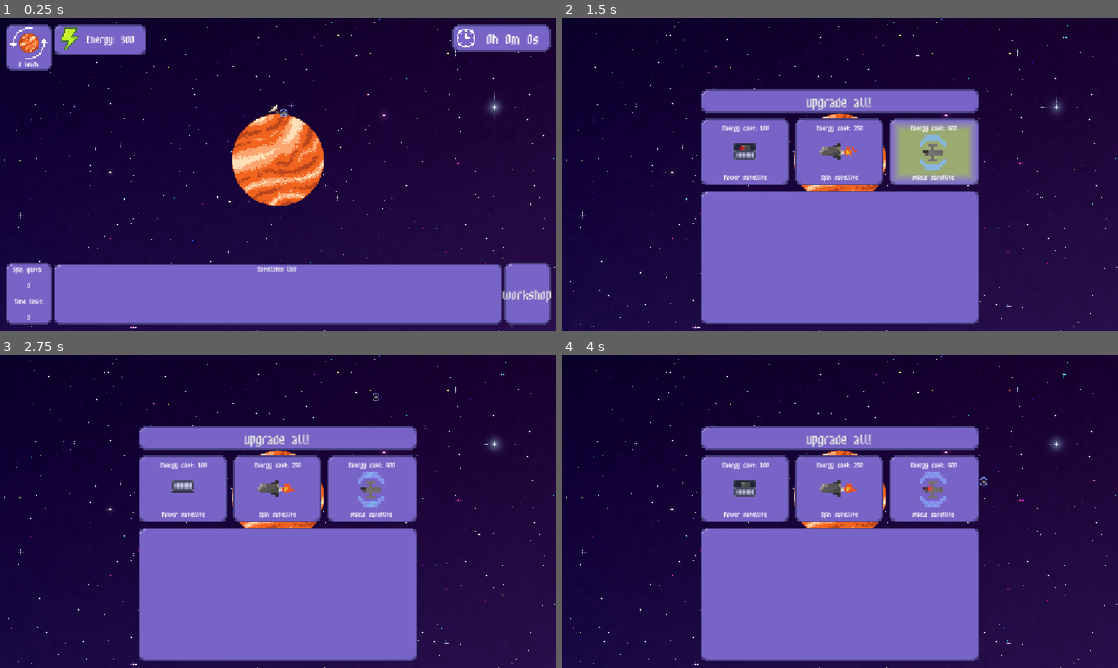
Above: before the commit, frames 1-4 (two rows, left to right).
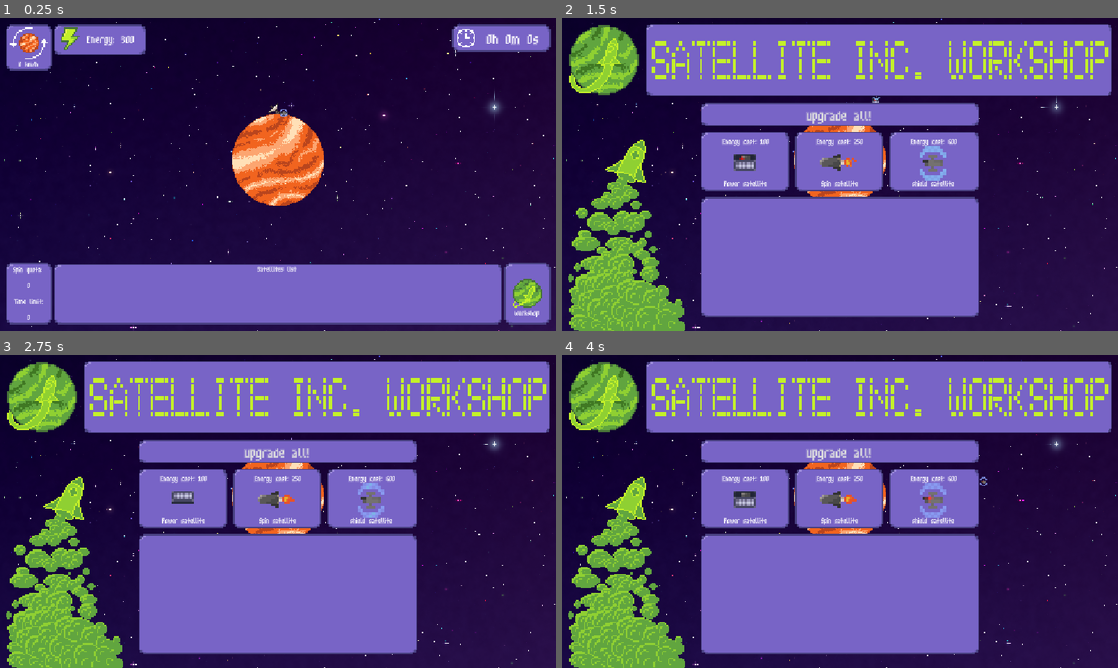
Above: after the commit, the same moments.

Repository: SpookyPlagueDoc777/Orbit-game
Game: Godot game, scene res://Scenes/Game/main_node.tscn
The game is run twice, just before and just after one commit, with the same random seed, the same clock (stepped at 60 frames per second) and the same inputs.
Inputs (mouse positions are in pixels of both pictures, inside the frame that each line leads up to):
- Up to frame 1 (0.25 s): no input
- Up to frame 2 (1.5 s): click (1090, 293) at 0.5 s; tap Enter at 1.25 s; move the mouse to (962, 158) at 1.27 s; click (962, 158) at 1.42 s
- Up to frame 3 (2.75 s): move the mouse to (166, 527) at 2.02 s; click (166, 527) at 2.17 s
- Up to frame 4 (4 s): move the mouse to (895, 442) at 2.77 s; click (895, 442) at 2.92 s; move the mouse to (812, 574) at 3.52 s; click (812, 574) at 3.67 s

The runs differ from the first frame. In frame 1, 0.5% of the frame differs, in the area x 90-100%, y 83-96%; in frame 2, 38%, in the area x 1-99%, y 2-100%; in frame 3, 37%; in frame 4, 37%.

Commit message:
More uiii

Diff:
--- a/Scenes/UI/game_ui.tscn
+++ b/Scenes/UI/game_ui.tscn
@@ -6,6 +6,7 @@
 [ext_resource type="Texture2D" uid="uid://di5urho8tiwu1" path="res://Textures/UI/Energy icon.png" id="3_5b8pf"]
 [ext_resource type="FontFile" uid="uid://dr3nm75s2psu5" path="res://Textures/fonts/m3x6.ttf" id="3_6w80a"]
 [ext_resource type="Theme" uid="uid://dn5wefao8u26i" path="res://Textures/UI/workshop_theme.tres" id="5_lolt2"]
+[ext_resource type="Texture2D" uid="uid://cjph45gt02jai" path="res://Textures/UI/Satellite inc logo tiny.png" id="7_bhxso"]
 [ext_resource type="Texture2D" uid="uid://clm8fa3sfcmmk" path="res://Textures/UI/Timer icon.png" id="7_mnd0w"]
 [ext_resource type="PackedScene" uid="uid://bv011jc2j3aou" path="res://Scenes/UI/shop_menu.tscn" id="7_p8jce"]
 
@@ -19,6 +20,9 @@
 
 [sub_resource type="LabelSettings" id="LabelSettings_4oc0s"]
 font = ExtResource("3_6w80a")
+font_size = 8
+
+[sub_resource type="LabelSettings" id="LabelSettings_n1yeg"]
 font_size = 8
 
 [sub_resource type="LabelSettings" id="LabelSettings_chw7r"]
@@ -197,19 +201,33 @@
 
 [node name="Button" type="Button" parent="ShopButton" unique_id=882555370]
 layout_mode = 1
-anchors_preset = 8
+anchors_preset = 15
+anchor_right = 1.0
+anchor_bottom = 1.0
+grow_horizontal = 2
+grow_vertical = 2
+theme = ExtResource("5_lolt2")
+icon = ExtResource("7_bhxso")
+icon_alignment = 1
+
+[node name="Label" type="Label" parent="ShopButton" unique_id=2111020147]
+layout_mode = 1
+anchors_preset = 7
 anchor_left = 0.5
-anchor_top = 0.5
+anchor_top = 1.0
 anchor_right = 0.5
-anchor_bottom = 0.5
-offset_left = -12.165001
-offset_top = -12.165001
-offset_right = 12.165001
-offset_bottom = 12.165001
-grow_horizontal = 2
-grow_vertical = 2
+anchor_bottom = 1.0
+offset_left = -19.666666
+offset_top = -17.993288
+offset_right = 20.333332
+offset_bottom = -5.326622
+grow_horizontal = 2
+grow_vertical = 0
 theme = ExtResource("5_lolt2")
 text = "workshop"
+label_settings = SubResource("LabelSettings_n1yeg")
+horizontal_alignment = 1
+vertical_alignment = 2
 
 [node name="Timer" type="NinePatchRect" parent="." unique_id=478082880]
 layout_mode = 1
--- a/Scenes/UI/shop_menu.tscn
+++ b/Scenes/UI/shop_menu.tscn
@@ -5,6 +5,8 @@
 [ext_resource type="Texture2D" uid="uid://m1cwwnee04y8" path="res://Textures/Satellites/Power satellite.png" id="3_2d0jm"]
 [ext_resource type="Texture2D" uid="uid://b1wam20ihd7kx" path="res://Textures/Satellites/Spin satellite.png" id="4_lkt5b"]
 [ext_resource type="Texture2D" uid="uid://btg2cwm0n3ui" path="res://Textures/Satellites/shield satellite.png" id="5_hdw35"]
+[ext_resource type="Texture2D" uid="uid://nyea60dp2bjt" path="res://Textures/UI/Satellite inc.png" id="6_hdw35"]
+[ext_resource type="Texture2D" uid="uid://dxt8g5gymwpn5" path="res://Textures/UI/Left shop banner.png" id="7_40rfe"]
 
 [sub_resource type="AtlasTexture" id="AtlasTexture_km370"]
 atlas = ExtResource("3_2d0jm")
@@ -292,14 +294,14 @@
 anchor_right = 0.5
 anchor_bottom = 0.5
 offset_left = -288.47998
-offset_top = -176.00002
+offset_top = -148.00002
 offset_right = -96.07999
-offset_bottom = -13.0000305
+offset_bottom = 0.333313
 grow_horizontal = 2
 grow_vertical = 2
 scale = Vector2(3, 3)
 
-[node name="NinePatchRect" type="NinePatchRect" parent="Actual buttons" unique_id=1577668128]
+[node name="UpgradeAll" type="NinePatchRect" parent="Actual buttons" unique_id=1577668128]
 layout_mode = 2
 size_flags_vertical = 0
 texture = ExtResource("2_yw4re")
@@ -308,7 +310,7 @@
 patch_margin_right = 8
 patch_margin_bottom = 8
 
-[node name="Button" type="Button" parent="Actual buttons/NinePatchRect" unique_id=1037438536]
+[node name="UpgradeAllButton" type="Button" parent="Actual buttons/UpgradeAll" unique_id=1037438536]
 layout_mode = 1
 anchors_preset = 15
 anchor_right = 1.0
@@ -318,12 +320,12 @@
 offset_transform_enabled = true
 text = "upgrade all!"
 
-[node name="HBoxContainer" type="HBoxContainer" parent="Actual buttons" unique_id=1506906877]
+[node name="Satellites" type="HBoxContainer" parent="Actual buttons" unique_id=1506906877]
 layout_mode = 2
 size_flags_vertical = 3
 size_flags_stretch_ratio = 0.5
 
-[node name="NinePatchRect" type="NinePatchRect" parent="Actual buttons/HBoxContainer" unique_id=595989811]
+[node name="EnergySatellite" type="NinePatchRect" parent="Actual buttons/Satellites" unique_id=595989811]
 layout_mode = 2
 size_flags_horizontal = 3
 texture = ExtResource("2_yw4re")
@@ -332,7 +334,7 @@
 patch_margin_right = 8
 patch_margin_bottom = 8
 
-[node name="Button" type="Button" parent="Actual buttons/HBoxContainer/NinePatchRect" unique_id=7769754]
+[node name="BuyEnergySatellite" type="Button" parent="Actual buttons/Satellites/EnergySatellite" unique_id=7769754]
 layout_mode = 1
 anchors_preset = 15
 anchor_right = 1.0
@@ -342,7 +344,7 @@
 size_flags_horizontal = 6
 size_flags_vertical = 4
 
-[node name="Control" type="Control" parent="Actual buttons/HBoxContainer/NinePatchRect/Button" unique_id=1404888582]
+[node name="Control" type="Control" parent="Actual buttons/Satellites/EnergySatellite/BuyEnergySatellite" unique_id=1404888582]
 layout_mode = 1
 anchors_preset = 8
 anchor_left = 0.5
@@ -352,14 +354,14 @@
 grow_horizontal = 2
 grow_vertical = 2
 
-[node name="AnimatedSprite2D" type="AnimatedSprite2D" parent="Actual buttons/HBoxContainer/NinePatchRect/Button/Control" unique_id=27105956]
+[node name="AnimatedSprite2D" type="AnimatedSprite2D" parent="Actual buttons/Satellites/EnergySatellite/BuyEnergySatellite/Control" unique_id=27105956]
 position = Vector2(-0.5, -1.5)
 scale = Vector2(1.5, 1.5)
 sprite_frames = SubResource("SpriteFrames_duafg")
 autoplay = "default"
 frame_progress = 0.8181824
 
-[node name="Label" type="Label" parent="Actual buttons/HBoxContainer/NinePatchRect/Button" unique_id=100220193]
+[node name="SatelliteName" type="Label" parent="Actual buttons/Satellites/EnergySatellite/BuyEnergySatellite" unique_id=100220193]
 layout_mode = 1
 anchors_preset = 7
 anchor_left = 0.5
@@ -376,7 +378,7 @@
 label_settings = SubResource("LabelSettings_duafg")
 horizontal_alignment = 1
 
-[node name="Label2" type="Label" parent="Actual buttons/HBoxContainer/NinePatchRect/Button" unique_id=471812391]
+[node name="EnergyCost" type="Label" parent="Actual buttons/Satellites/EnergySatellite/BuyEnergySatellite" unique_id=471812391]
 layout_mode = 1
 anchors_preset = 5
 anchor_left = 0.5
@@ -390,7 +392,7 @@
 label_settings = SubResource("LabelSettings_4oc0s")
 horizontal_alignment = 1
 
-[node name="NinePatchRect2" type="NinePatchRect" parent="Actual buttons/HBoxContainer" unique_id=776404775]
+[node name="SpinSatellite" type="NinePatchRect" parent="Actual buttons/Satellites" unique_id=776404775]
 layout_mode = 2
 size_flags_horizontal = 3
 texture = ExtResource("2_yw4re")
@@ -399,7 +401,7 @@
 patch_margin_right = 8
 patch_margin_bottom = 8
 
-[node name="Button" type="Button" parent="Actual buttons/HBoxContainer/NinePatchRect2" unique_id=590348112]
+[node name="BuySpinSatellite" type="Button" parent="Actual buttons/Satellites/SpinSatellite" unique_id=590348112]
 layout_mode = 1
 anchors_preset = 15
 anchor_right = 1.0
@@ -409,7 +411,7 @@
 size_flags_horizontal = 6
 size_flags_vertical = 4
 
-[node name="Control" type="Control" parent="Actual buttons/HBoxContainer/NinePatchRect2/Button" unique_id=1708446540]
+[node name="Control" type="Control" parent="Actual buttons/Satellites/SpinSatellite/BuySpinSatellite" unique_id=1708446540]
 layout_mode = 1
 anchors_preset = 8
 anchor_left = 0.5
@@ -421,13 +423,13 @@
 grow_horizontal = 2
 grow_vertical = 2
 
-[node name="AnimatedSprite2D" type="AnimatedSprite2D" parent="Actual buttons/HBoxContainer/NinePatchRect2/Button/Control" unique_id=310436352]
+[node name="AnimatedSprite2D" type="AnimatedSprite2D" parent="Actual buttons/Satellites/SpinSatellite/BuySpinSatellite/Control" unique_id=310436352]
 scale = Vector2(1.5, 1.5)
 sprite_frames = SubResource("SpriteFrames_4oc0s")
 autoplay = "default"
 frame_progress = 0.64631236
 
-[node name="Label" type="Label" parent="Actual buttons/HBoxContainer/NinePatchRect2/Button" unique_id=253006923]
+[node name="SatelliteName" type="Label" parent="Actual buttons/Satellites/SpinSatellite/BuySpinSatellite" unique_id=253006923]
 layout_mode = 1
 anchors_preset = 7
 anchor_left = 0.5
@@ -444,7 +446,7 @@
 label_settings = SubResource("LabelSettings_duafg")
 horizontal_alignment = 1
 
-[node name="Label2" type="Label" parent="Actual buttons/HBoxContainer/NinePatchRect2/Button" unique_id=1623534969]
+[node name="EnergyCost" type="Label" parent="Actual buttons/Satellites/SpinSatellite/BuySpinSatellite" unique_id=1623534969]
 layout_mode = 1
 anchors_preset = 5
 anchor_left = 0.5
@@ -458,7 +460,7 @@
 label_settings = SubResource("LabelSettings_4oc0s")
 horizontal_alignment = 1
 
-[node name="NinePatchRect3" type="NinePatchRect" parent="Actual buttons/HBoxContainer" unique_id=1998505729]
+[node name="ShieldSatellite" type="NinePatchRect" parent="Actual buttons/Satellites" unique_id=1998505729]
 layout_mode = 2
 size_flags_horizontal = 3
 texture = ExtResource("2_yw4re")
@@ -467,7 +469,7 @@
 patch_margin_right = 8
 patch_margin_bottom = 8
 
-[node name="Button" type="Button" parent="Actual buttons/HBoxContainer/NinePatchRect3" unique_id=275423020]
+[node name="BuyShieldSatellite" type="Button" parent="Actual buttons/Satellites/ShieldSatellite" unique_id=275423020]
 layout_mode = 1
 anchors_preset = 15
 anchor_right = 1.0
@@ -477,7 +479,7 @@
 size_flags_horizontal = 6
 size_flags_vertical = 4
 
-[node name="Control" type="Control" parent="Actual buttons/HBoxContainer/NinePatchRect3/Button" unique_id=419036327]
+[node name="Control" type="Control" parent="Actual buttons/Satellites/ShieldSatellite/BuyShieldSatellite" unique_id=419036327]
 layout_mode = 1
 anchors_preset = 8
 anchor_left = 0.5
@@ -487,14 +489,14 @@
 grow_horizontal = 2
 grow_vertical = 2
 
-[node name="AnimatedSprite2D" type="AnimatedSprite2D" parent="Actual buttons/HBoxContainer/NinePatchRect3/Button/Control" unique_id=936505322]
+[node name="AnimatedSprite2D" type="AnimatedSprite2D" parent="Actual buttons/Satellites/ShieldSatellite/BuyShieldSatellite/Control" unique_id=936505322]
 position = Vector2(-0.006668091, 0.66667557)
 scale = Vector2(2, 2)
 sprite_frames = SubResource("SpriteFrames_yssin")
 autoplay = "default"
 frame_progress = 0.43756607
 
-[node name="Label" type="Label" parent="Actual buttons/HBoxContainer/NinePatchRect3/Button" unique_id=1880667870]
+[node name="SatelliteName" type="Label" parent="Actual buttons/Satellites/ShieldSatellite/BuyShieldSatellite" unique_id=1880667870]
 layout_mode = 1
 anchors_preset = 7
 anchor_left = 0.5
@@ -511,7 +513,7 @@
 label_settings = SubResource("LabelSettings_duafg")
 horizontal_alignment = 1
 
-[node name="Label2" type="Label" parent="Actual buttons/HBoxContainer/NinePatchRect3/Button" unique_id=1421513152]
+[node name="EnergyCost" type="Label" parent="Actual buttons/Satellites/ShieldSatellite/BuyShieldSatellite" unique_id=1421513152]
 layout_mode = 1
 anchors_preset = 5
 anchor_left = 0.5
@@ -525,7 +527,7 @@
 label_settings = SubResource("LabelSettings_4oc0s")
 horizontal_alignment = 1
 
-[node name="NinePatchRect2" type="NinePatchRect" parent="Actual buttons" unique_id=1872454829]
+[node name="SatellitesList" type="NinePatchRect" parent="Actual buttons" unique_id=1872454829]
 layout_mode = 2
 size_flags_vertical = 3
 texture = ExtResource("2_yw4re")
@@ -534,7 +536,7 @@
 patch_margin_right = 8
 patch_margin_bottom = 8
 
-[node name="satelliteslist" type="ItemList" parent="Actual buttons/NinePatchRect2" unique_id=1615028618]
+[node name="SatelliteList" type="ItemList" parent="Actual buttons/SatellitesList" unique_id=1615028618]
 layout_mode = 1
 anchors_preset = 5
 anchor_left = 0.5
@@ -545,10 +547,33 @@
 
 [node name="Visuals" type="VBoxContainer" parent="." unique_id=1045901687]
 layout_mode = 1
-anchors_preset = 5
-anchor_left = 0.5
-anchor_right = 0.5
-offset_left = -20.0
-offset_right = 20.0
-offset_bottom = 40.0
-grow_horizontal = 2
+anchors_preset = 15
+anchor_right = 1.0
+anchor_bottom = 1.0
+offset_top = -1.0
+offset_right = -752.95996
+offset_bottom = -411.08002
+grow_horizontal = 2
+grow_vertical = 2
+scale = Vector2(3, 3)
+
+[node name="TextureRect" type="TextureRect" parent="Visuals" unique_id=1883335352]
+layout_mode = 2
+texture = ExtResource("6_hdw35")
+
+[node name="HBoxContainer" type="HBoxContainer" parent="Visuals" unique_id=1437850612]
+layout_mode = 2
+
+[node name="TextureRect" type="TextureRect" parent="Visuals/HBoxContainer" unique_id=605020551]
+layout_mode = 2
+size_flags_horizontal = 3
+texture = ExtResource("7_40rfe")
+
+[node name="Panel" type="Panel" parent="Visuals/HBoxContainer" unique_id=67028203]
+layout_mode = 2
+size_flags_horizontal = 3
+size_flags_stretch_ratio = 2.4
+
+[node name="TextureRect2" type="TextureRect" parent="Visuals/HBoxContainer" unique_id=901902128]
+layout_mode = 2
+size_flags_horizontal = 3
--- a/Textures/UI/workshop_theme.tres
+++ b/Textures/UI/workshop_theme.tres
@@ -27,6 +27,8 @@
 border_blend = true
 corner_detail = 1
 
+[sub_resource type="StyleBoxEmpty" id="StyleBoxEmpty_tuexk"]
+
 [resource]
 Button/font_sizes/font_size = 16
 Button/fonts/font = ExtResource("1_tuexk")
@@ -34,3 +36,4 @@
 Button/styles/normal = SubResource("StyleBoxEmpty_yssin")
 Button/styles/pressed = SubResource("StyleBoxFlat_hdw35")
 Label/fonts/font = ExtResource("1_tuexk")
+Panel/styles/panel = SubResource("StyleBoxEmpty_tuexk")
Binary file added: Textures/UI/Left shop banner.png
Not shown, added: Textures/UI/Left shop banner.png.import
Binary file added: Textures/UI/Satellite inc logo tiny.png
Not shown, added: Textures/UI/Satellite inc logo tiny.png.import
Binary file added: Textures/UI/Satellite inc logo.png
Not shown, added: Textures/UI/Satellite inc logo.png.import
Binary file added: Textures/UI/Satellite inc.png
Not shown, added: Textures/UI/Satellite inc.png.import
